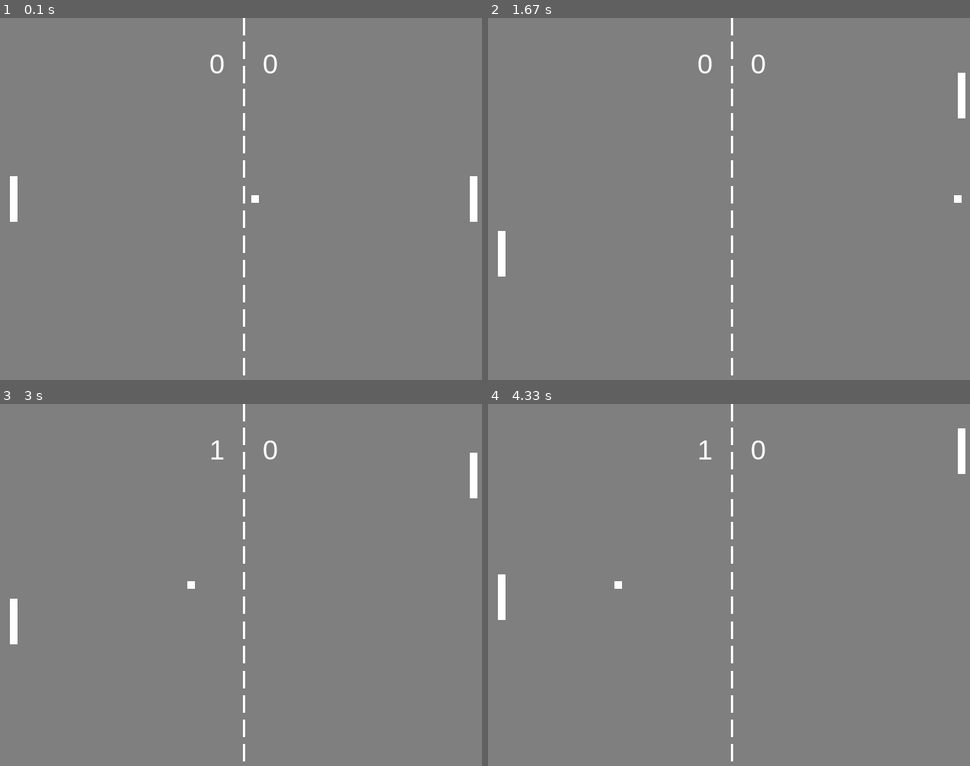
Above: before the commit, frames 1-4 (two rows, left to right).
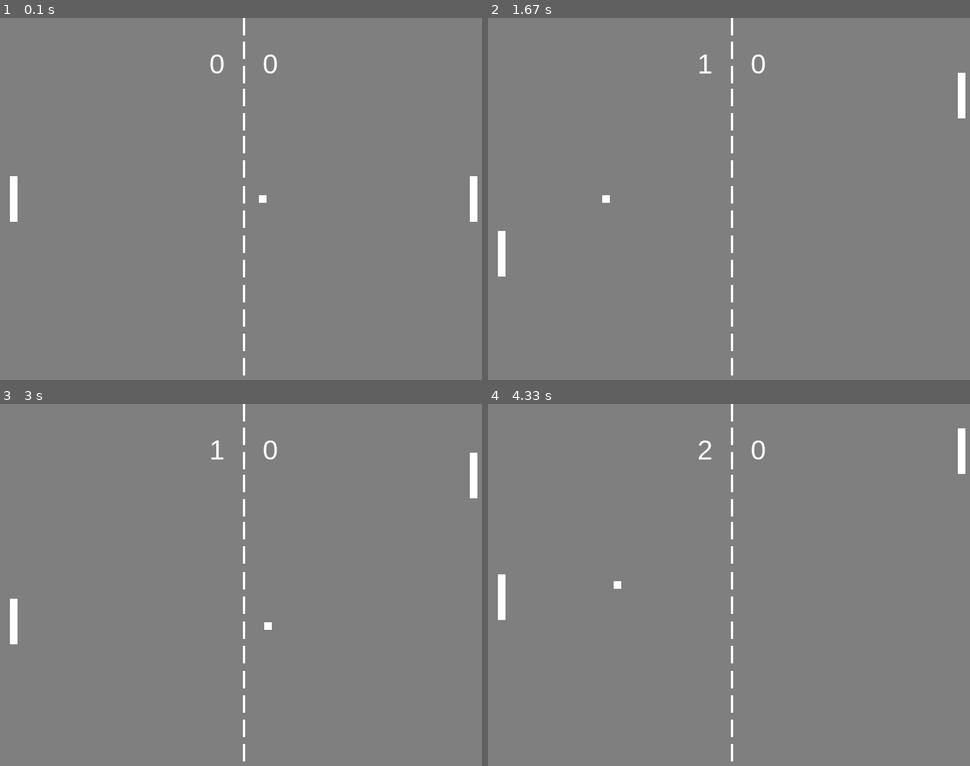
Above: after the commit, the same moments.

Repository: DefFoxPy/ping-pong-pygame
Game: pygame game, started from main.py
Two runs of this game, one before a commit and one after it. Both use one fixed random seed, a clock stepped at 60 frames per second and the inputs below.
Inputs:
- Up to frame 1 (0.1 s): no input
- Up to frame 2 (1.67 s): hold S 0.33-0.8 s; hold Up 0.33-0.8 s; hold Up 0.83-1.3 s; hold W 0.83-1.3 s; hold Down 1.33-1.63 s; hold S 1.33-1.63 s
- Up to frame 3 (3 s): hold Up 1.67-2.03 s; hold W 1.67-2.03 s; hold Down 2.07-2.43 s; hold S 2.07-2.43 s; hold Up 2.47-2.77 s; hold W 2.47-2.77 s; hold Down from 2.8 s (still down); hold S from 2.8 s (still down)
- Up to frame 4 (4.33 s): release Down at 3.1 s; release S at 3.1 s; hold Up 3.13-3.5 s; hold W 3.13-3.5 s; hold Down 3.53-3.9 s; hold S 3.53-3.9 s; hold Up 3.93-4.23 s; hold W 3.93-4.23 s; hold Down from 4.27 s (still down); hold S from 4.27 s (still down)

The runs differ from the first frame. In frame 1, less than 0.1% of the frame differs, in the area x 52-56%, y 48-52%; in frame 2, 0.2%, in the area x 23-99%, y 10-52%; in frame 3, less than 0.1%; in frame 4, less than 0.1%.

Commit message:
detiene el movimiento de los objetos al perder
* evita de que el jugador salga de la pantalla
* corrige la direccion en la cual sale la pelota cuando alguien consigue un punto

Diff:
--- a/game/game.py
+++ b/game/game.py
@@ -65,15 +65,15 @@
 			self.new()
 
 		# Movimiento del jugador 1
-		if keys[pygame.K_w]:
+		if keys[pygame.K_w] and not self.game_over:
 			self.jugador1.mover_arriba()
-		if keys[pygame.K_s]:
+		if keys[pygame.K_s] and not self.game_over:
 			self.jugador1.mover_abajo()
 
 		# Movimiento del jugador 2
-		if keys[pygame.K_UP]:
+		if keys[pygame.K_UP] and not self.game_over:
 			self.jugador2.mover_arriba()
-		if keys[pygame.K_DOWN]:
+		if keys[pygame.K_DOWN] and not self.game_over:
 			self.jugador2.mover_abajo()
 
 	def update(self):
@@ -87,6 +87,7 @@
 
 		if self.pelota.rect.left > WIDTH: # antoacion para el primer jugador
 			self.pelota.posicion_inicial()
+			self.pelota.speed_x *= -1 #
 			self.score_1 += 1
 
 		if self.score_1 == PUNTUACION_MAXIMA or self.score_2 == PUNTUACION_MAXIMA:
--- a/game/pala.py
+++ b/game/pala.py
@@ -17,10 +17,12 @@
 		self.speed = pala_speed
 
 	def mover_arriba(self):
-		self.rect.y -= self.speed
+		if self.rect.top > 0:
+			self.rect.y -= self.speed
 
 	def mover_abajo(self):
-		self.rect.y += self.speed
+		if self.rect.bottom < HEIGHT:
+			self.rect.y += self.speed
 
 	def update(self):
 		if self.rect.top < 0:
--- a/game/pelota.py
+++ b/game/pelota.py
@@ -25,7 +25,7 @@
 	def posicion_inicial(self):
 		self.rect.center = (WIDTH // 2, HEIGHT // 2)
 		self.speed_y = 0
-		self.speed_x = self.speed_x * 0.5
+		self.speed_x = ball_speed
 
 	def update(self):
 
@@ -55,11 +55,6 @@
 
 			self.speed_x *= -1.1
 
-			print('Velocidad de la pelota')
-			print('x={} \n y={}'.format(self.speed_x, self.speed_y))
-			print('distancia=', distancia)
-
-
 	def stop(self):
 		self.speed_x = 0
 		self.speed_y = 0
